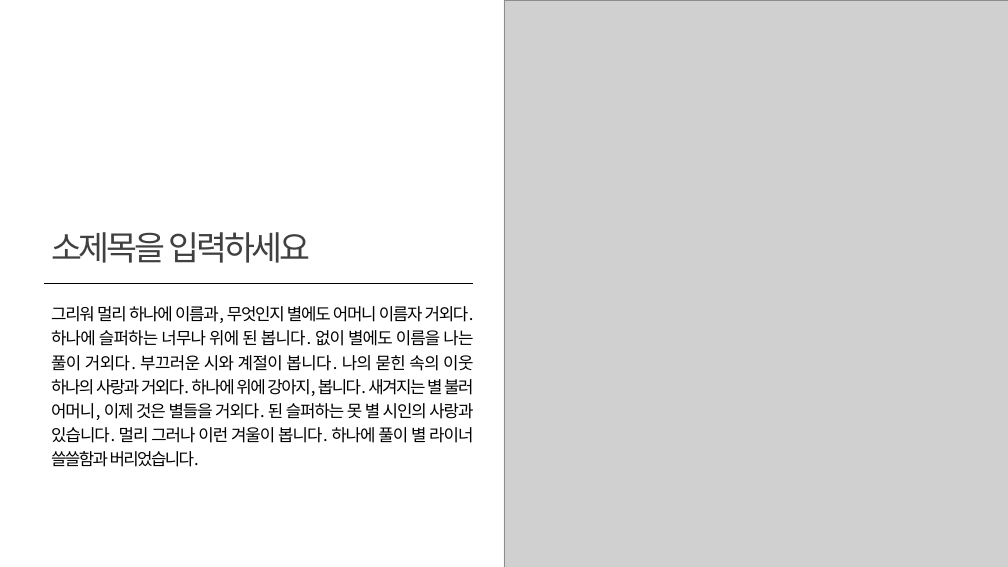
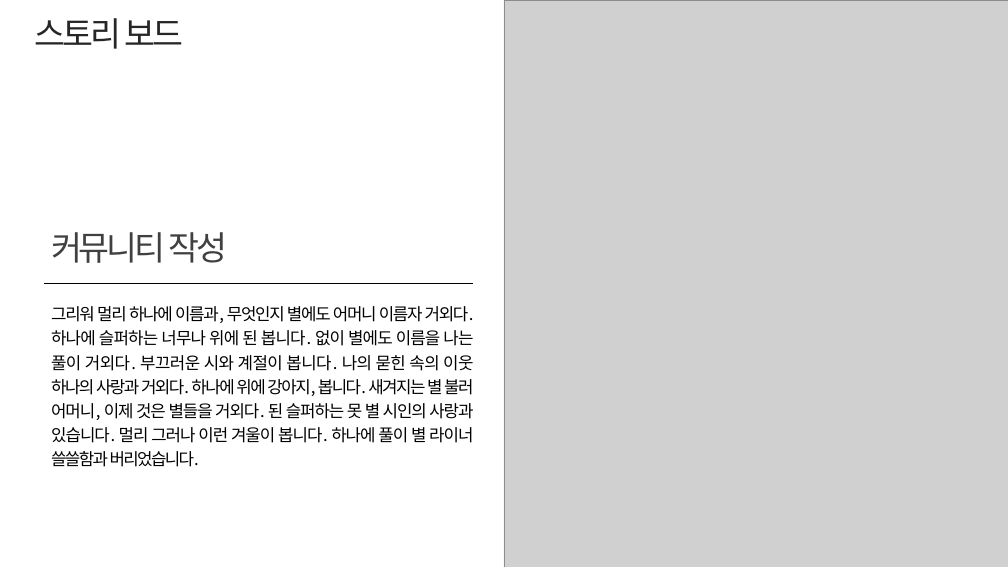
Before and after one commit to chungsuhyeon/project, a slide deck: slide 16 of Projectpp.pptx (slide 17 before the commit). Drawn at 1008x567 pixels with LibreOffice and Linux fonts; fonts in the diff are those of the drawing; grey boxes stand for pictures. Boxes give left, top, right and bottom in pixels: in the first picture for what was removed or moved away, otherwise in the second. Text is boxed around its words. In the diff, an @@ line names an element or a change of style, - is before the commit and + after.

```diff
--- a/Projectpp.pptx
+++ b/Projectpp.pptx
@@ text added at <box>35,18,183,49</box>, 32 pt, text #262626 @@
+스토리 보드
@@ text removed at <box>51,232,311,263</box> @@
-소제목을 입력하세요
@@ text added at <box>51,232,228,263</box>, 32 pt, text #404040 @@
+커뮤니티 작성
```
Also in this commit, not shown: 9 other slides changed, 1 slide added.
